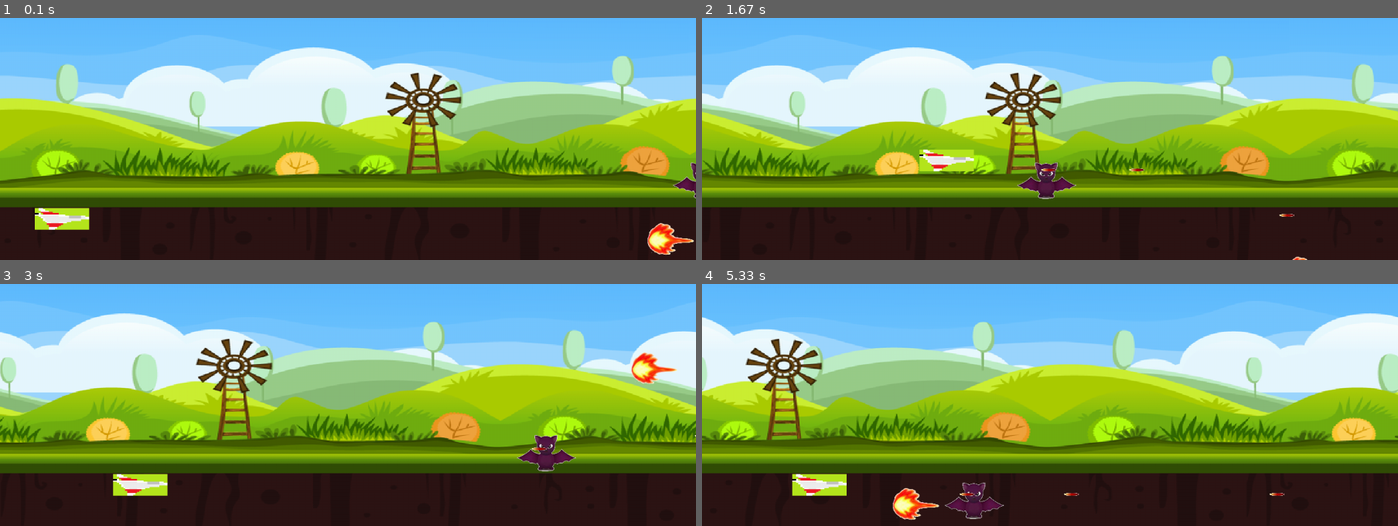
Above: before the commit, frames 1-4 (two rows, left to right).
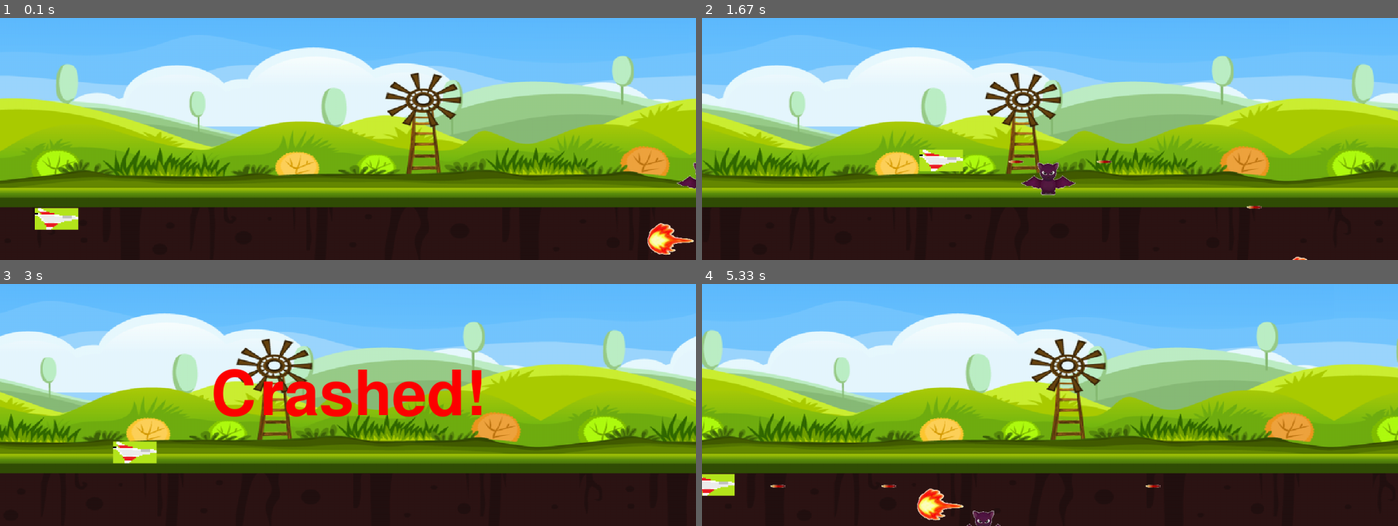
Above: after the commit, the same moments.

Repository: DJmong/Pygame
Game: pygame game, started from main.py
The game is run twice, just before and just after one commit, with the same random seed, the same clock (stepped at 60 frames per second) and the same inputs.
Inputs:
- Up to frame 1 (0.1 s): no input
- Up to frame 2 (1.67 s): hold Right 0.33-0.8 s; hold Up 0.83-1.13 s; tap Ctrl at 0.9, 1.23, 1.53 s; hold Right 1.17-1.63 s
- Up to frame 3 (3 s): hold Left 1.67-2.2 s; tap Ctrl at 1.73, 2.03, 2.3 s; hold Down 2.23-2.53 s
- Up to frame 4 (5.33 s): hold Left 4.47-4.93 s; tap Ctrl at 4.53, 4.83, 5.03 s; hold Right from 4.97 s (still down)

The runs differ from the first frame. In frame 1, 0.4% of the frame differs, in the area x 5-100%, y 59-88%; in frame 2, 0.7%; in frame 3, 28%; in frame 4, 40%, in the area x 0-100%, y 12-100%.

Commit message:
Add engine Module, Unit Move func

Diff:
--- a/main.py
+++ b/main.py
@@ -2,6 +2,7 @@
 import random
 from source import bgm
 from source import character as ch
+from source import engine as eg
 from time import sleep
 
 Color = (255, 255, 255)
@@ -22,8 +23,8 @@
 fireball2_width = 86
 fireball2_height = 60
 
-aircraft_width = 140
-aircraft_height = 70
+aircraft_width = 80
+aircraft_height = 40
 
 def textObj(text, font):
     textSurface = font.render(text, True, RED)
@@ -51,6 +52,9 @@
 def runGame():
     global gamepad, user, clock, background1, background2
     global bat, fires, boom
+
+    eg.add_unit(bat)
+    eg.add_unit(user)
 
     bullet_xy = []
 
@@ -132,7 +136,6 @@
         drawObject(background1, background1_x, 0)
         drawObject(background2, background2_x, 0)
 
-        user.move()
 
         if y < 0:
             y = 0
@@ -156,7 +159,6 @@
 
         bat.setAccel(-7, 0)
         bat_x, bat_y = bat.getLocation()
-        bat.move()
         if bat_x <= 0:
             bat.setLocation(width, random.randrange(0, height - bat_height))
 
@@ -204,7 +206,6 @@
         else:
             drawObject(boom, bat_x, bat_y)
             bgm.playSfx('sfx.mp3')
-            boom_count += 1
             bat.setLocation(width, random.randrange(0, height - bat_height))
             isShotBat = False
             # bgm.playSfx('stop.mp3')
@@ -216,6 +217,7 @@
         if fire[1] != None:
             drawObject(fire[1], fire_x, fire_y)
 
+        eg.move_unit()
 
         pygame.display.update()
         clock.tick(60)
@@ -231,13 +233,17 @@
     pygame.init()
     gamepad = pygame.display.set_mode((width, height))
 
-    user = ch.Player(pygame.image.load(img_user))
+    user = ch.Player(img_user)
+    user.setSize(aircraft_width, aircraft_height)
+
     pygame.display.set_caption("Test")
     background1 = pygame.image.load(img_bg)
     background1 = pygame.transform.scale(background1, (width, height))
     background2 = background1.copy()
 
-    bat = ch.Enemy(100, pygame.image.load(img_enemy))
+    bat = ch.Enemy(100, img_enemy)
+    bat.setSize(bat_width, bat_height)
+
     fires.append((0, pygame.image.load('graphic/fireball.png')))
     fires.append((0, pygame.image.load('graphic/fireball2.png')))
     boom = pygame.image.load('graphic/boom.png')
--- a/source/character.py
+++ b/source/character.py
@@ -3,14 +3,7 @@
 class Point():
     def __init__(self):
         self.xy = [0, 0]
-        self.wh = [0, 0]
         self.ac = [0, 0]
-
-    def setSize(self, width, height):
-        self.wh = [width, height]
-
-    def getSize(self):
-        return self.wh
 
     def setLocation(self, x, y):
         self.xy = [x, y]
@@ -33,7 +26,8 @@
 class Unit(Point):
     def __init__(self, image):
         super().__init__()
-        self.image = image
+        self.image = pygame.image.load(image)
+        self.wh = [0, 0]
 
     def setImage(self, image):
         self.image = image
@@ -41,14 +35,28 @@
     def getImage(self):
         return self.image
 
+    def setSize(self, width, height):
+        self.wh = [width, height]
+        self.image = pygame.transform.scale(self.image, (width, height))
 
+    def getSize(self):
+        return self.wh
 
 class Player(Unit):
-    pass
+    def key_ins(self, key):
+        pass
 
 class Enemy(Unit):
     def __init__(self, hp, image):
         super().__init__(image)
+        self.hp = hp
+
+    def __add__(self, hp):
+        self.hp += hp
+
+    def __sub__(self, hp):
+        self.hp -= hp
+
 
 class Bullet(Unit):
     def __init__(self, image, owner):
--- a/source/engine.py
+++ b/source/engine.py
@@ -1,5 +1,20 @@
-import character
+import pygame
 
+list_unit = list()
+
+def move_unit():
+    global list_unit
+    for unit in list_unit:
+        unit.move()
+
+def add_unit(unit):
+    global list_unit
+    list_unit.append(unit)
+
+def del_unit(unit):
+    global list_unit
+    if unit in list_unit:
+        list_unit.remove(unit)
 
 def chk_crash():
     pass
